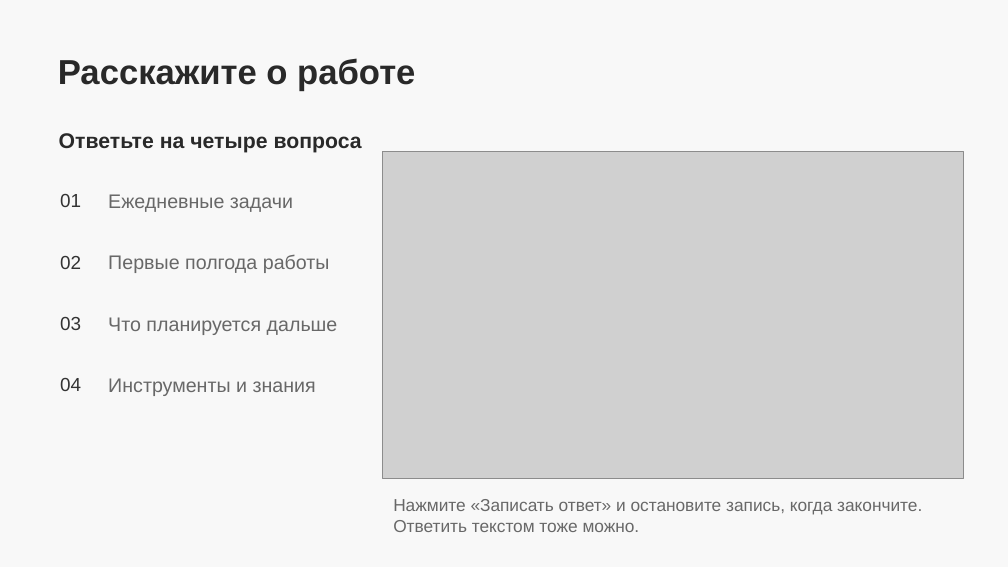
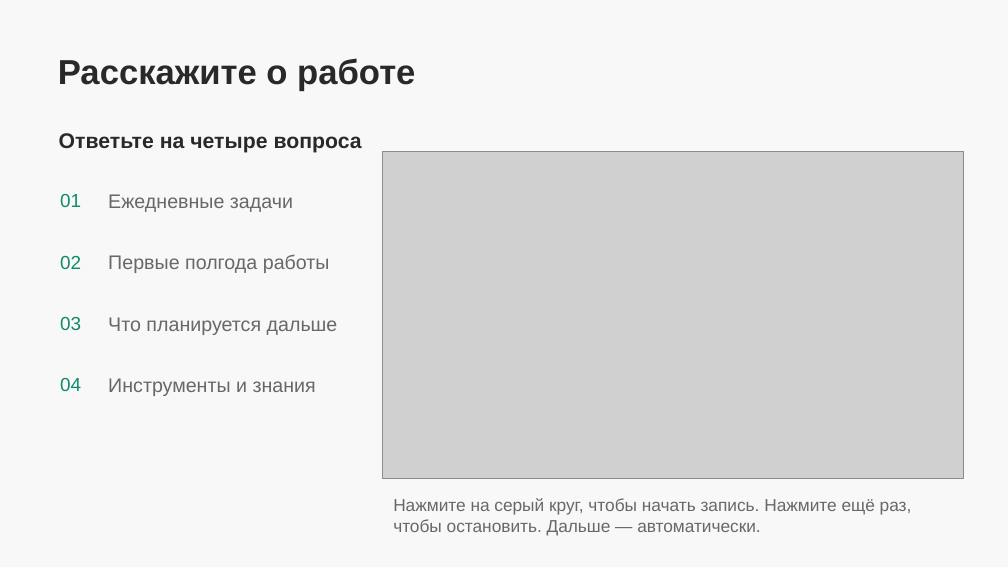
Before and after one commit to deidarkt/vacancy-voice, a slide deck: slide 2 of user-guide.pptx. Drawn at 1008x567 pixels with LibreOffice and Linux fonts; fonts in the diff are those of the drawing; grey boxes stand for pictures. Boxes give left, top, right and bottom in pixels: in the first picture for what was removed or moved away, otherwise in the second. Text is boxed around its words. In the diff, an @@ line names an element or a change of style, - is before the commit and + after.

Commit message:
Обновить кабинет Искры и автоматический голосовой сценарий
Перенесены макеты автора: русскоязычный кабинет, запись по нажатию на круг, скрытое редактирование, переходы по шагам, цветные состояния и анимация результата. После остановки — автоматическая проверка, после четырёх ответов — генерация. Убран список отсутствующих условий. Обновлены спецификация, проверки и пользовательская инструкция.

```diff
--- a/user-guide.pptx
+++ b/user-guide.pptx
@@ text colour #333333 to #118B6B in 4 elements at (60, 194, 81, 207), (60, 256, 81, 269), (60, 317, 81, 330), (60, 378, 81, 391) @@
@@ text at (393, 498, 912, 536): text changed @@
-Нажмите «Записать ответ» и остановите запись, когда закончите. Ответить текстом тоже можно.
+Нажмите на серый круг, чтобы начать запись. Нажмите ещё раз, чтобы остановить. Дальше — автоматически.
```
Also in this commit, not shown: 2 other slides changed, 1 slide added, 1 slide removed, 8 other files.
